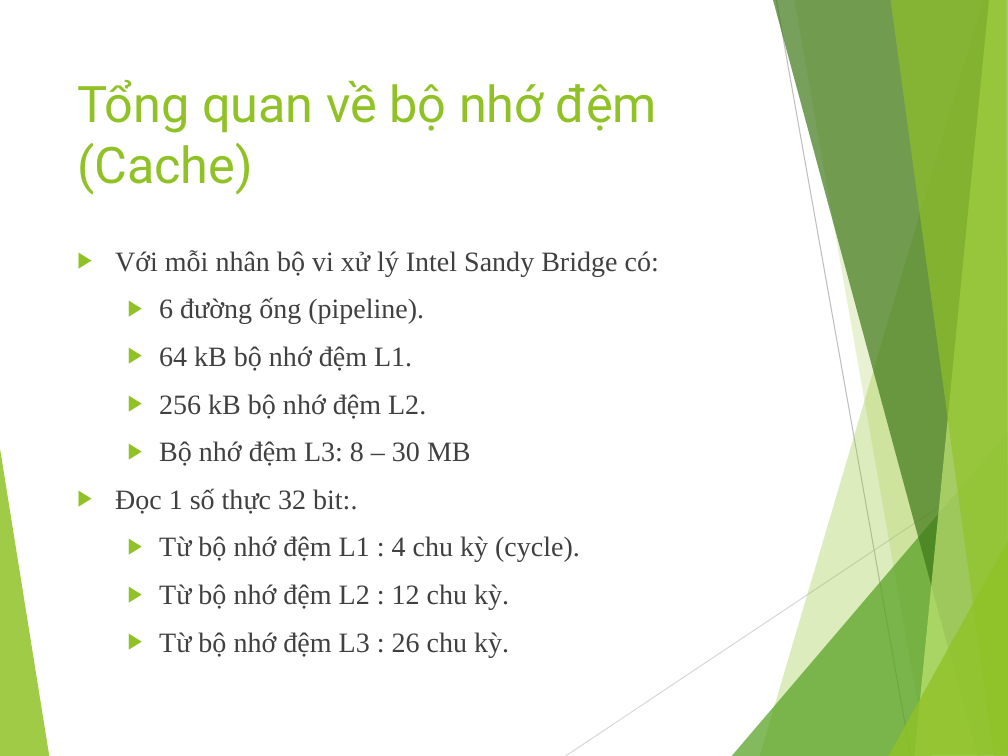
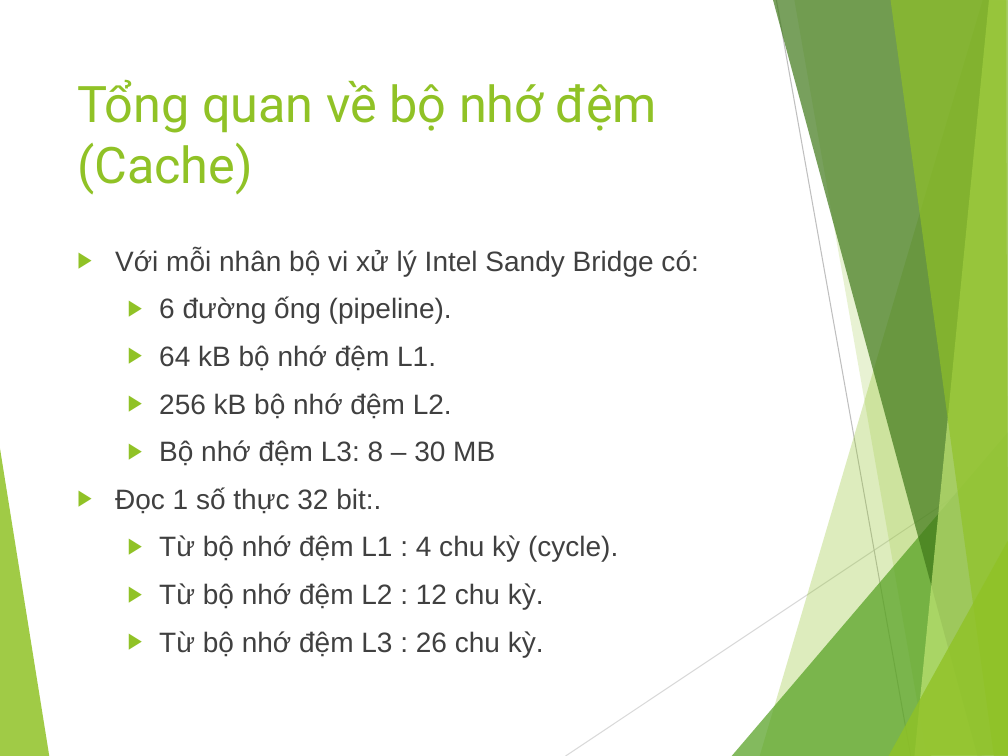
Before and after one commit to sonnv56/Mon-CVDHD-2014, a slide deck: slide 2 of Ta_Duc_Viet/Memory and Native Code Performance.pptx. Drawn at 1008x756 pixels with LibreOffice and Linux fonts; fonts in the diff are those of the drawing. Boxes give left, top, right and bottom in pixels: in the first picture for what was removed or moved away, otherwise in the second. Text is boxed around its words. In the diff, an @@ line names an element or a change of style, - is before the commit and + after.

Commit message:
edit font slide

```diff
--- a/Ta_Duc_Viet/Memory and Native Code Performance.pptx
+++ b/Ta_Duc_Viet/Memory and Native Code Performance.pptx
@@ text "Với mỗi nhân bộ vi ..." at box(115, 249, 698, 657): font Times New Roman to Arial @@
```
Also in this commit, not shown: 6 other slides changed.
